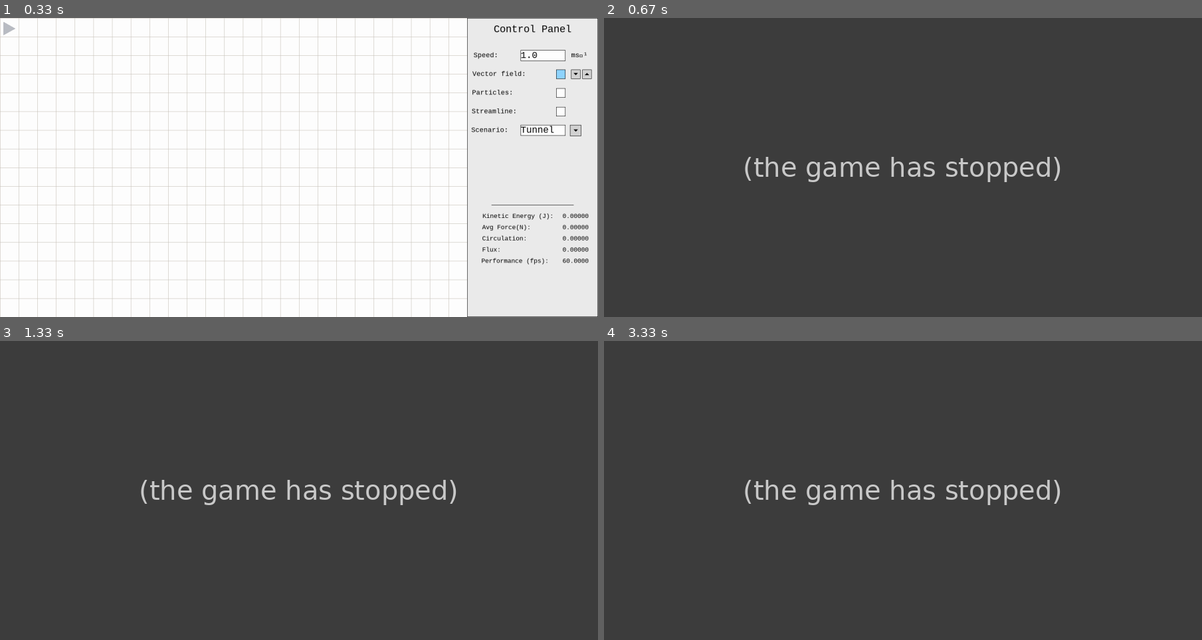
Above: before the commit, frames 1-4 (two rows, left to right).
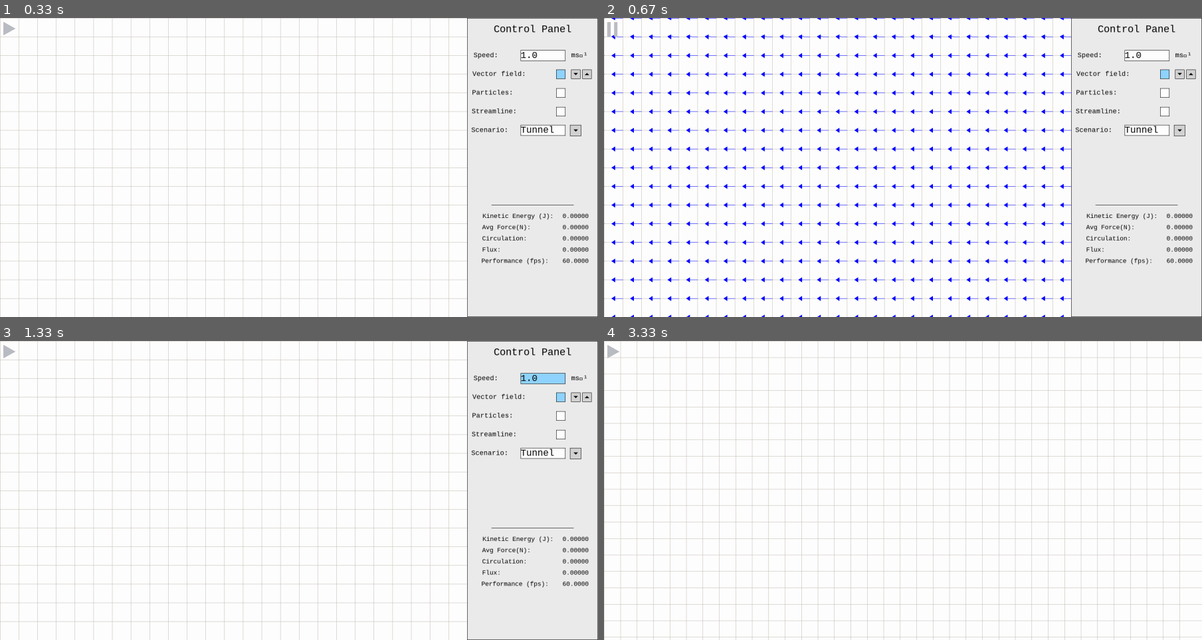
Above: after the commit, the same moments.

Repository: mrgreenlid/Fluids
Game: pygame game, started from main.py
Two runs of this game, one before a commit and one after it. Both use one fixed random seed, a clock stepped at 60 frames per second and the inputs below.
Inputs (mouse positions are in pixels of both pictures, inside the frame that each line leads up to):
- Up to frame 1 (0.33 s): no input
- Up to frame 2 (0.67 s): click (615, 32) at 0.38 s
- Up to frame 3 (1.33 s): tap Space at 0.67 s; click "1.0" at 1.05 s
- Up to frame 4 (3.33 s): click (1124, 595) at 1.38 s; click (1178, 454) at 1.72 s; click (873, 568) at 2.05 s; click (1166, 433) at 2.38 s; click (1190, 397) at 2.72 s; tap C at 3 s

Frame 1 is identical in both runs. In frame 2, 100% of the frame differs, in the area x 0-100%, y 0-100%; in frame 3, 100%; in frame 4, 100%.
Error before the commit: TypeError: transpose() missing 2 required positional arguments: 'pygame_x' and 'pygame_y' (f...; the game stopped at 0.43 s (later frames are placeholders)

Commit message:
arrows work now, add wobble

Diff:
--- a/algorithms.py
+++ b/algorithms.py
@@ -44,9 +44,7 @@
 def rotate(point : Tuple[int] | np.array, radians : float):
     """Rotates a tuple coordinate, or np.array group of coordinates about the origin"""
     point = np.array(point)
-
-    if radians < 0:
-        radians = 2*np.pi - abs(radians)
+    radians *= -1
 
     rotation_matrix = np.array([[np.cos(radians), -np.sin(radians)],
                                 [np.sin(radians), np.cos(radians)]])
@@ -56,8 +54,11 @@
     else:
         return point @ rotation_matrix.T
 
-def transpose(point, pygame_x, pygame_y):
-    ...
+def translate(point: Tuple[int] | np.array, pygame_x : int, pygame_y : int):
+    """Translates a tuple coordinate, or np.array group of coordinates"""
+    point = np.array(point)
+    point += [pygame_x, pygame_y]
+    return point
 
 def searchVelocityFunction(function : str):
     """Searches the velocity function table, written attribute, for the criteria"""
--- a/fluid.py
+++ b/fluid.py
@@ -52,24 +52,18 @@
     def __drawVector(self, tail_pygame_x : int, tail_pygame_y : int):
         """Draws coloured vector arrow with the tail at the specified point"""
         velocity = self.pointVelocity(tail_pygame_x, tail_pygame_y)
-        wobble = random.uniform(-0.5, 0.5)
-        dx, dy = velocity.real+wobble, velocity.imag+wobble
 
-        arrow_points = transpose(rotate(np.array([(self.__maximum_arrow_length, 0),
-                                 (0.8*self.__maximum_arrow_length, 0.1*self.__maximum_arrow_length),
-                                 (0.8*self.__maximum_arrow_length, -0.1*self.__maximum_arrow_length)]), self.__argument))
+        dx, dy = velocity.real, velocity.imag
 
+        arrow_points = translate(rotate(np.array([(self.__maximum_arrow_length, 0),
+                                                  (0.7*self.__maximum_arrow_length, 0.2*self.__maximum_arrow_length),
+                                                  (0.7*self.__maximum_arrow_length, -0.2*self.__maximum_arrow_length)]), self.__argument), tail_pygame_x, tail_pygame_y)
 
 
         vector_colour = self.__colourByMagnitude(magnitude(velocity))
 
         scale_factor = np.sqrt( (self.__maximum_arrow_length**2)/(dx**2 +dy**2) )
         tip_pygame_x, tip_pygame_y = tail_pygame_x + dx*scale_factor, tail_pygame_y - dy*scale_factor
-
-
-
-
-
 
 
         pygame.draw.line(self.__window,vector_colour, (tail_pygame_x, tail_pygame_y), (tip_pygame_x, tip_pygame_y))
@@ -114,9 +108,7 @@
         return colour
 
 
-
-
-    def setVelocityFunction(self, velocity_function : Tuple[str] | Tuple[int]):
+    def setVelocityFunction(self, velocity_function : Tuple[str]):
         """Updates the velocity function of the vector field"""
         if self.__q != velocity_function:
             self.__q = velocity_function
Binary file changed: fluids.db
